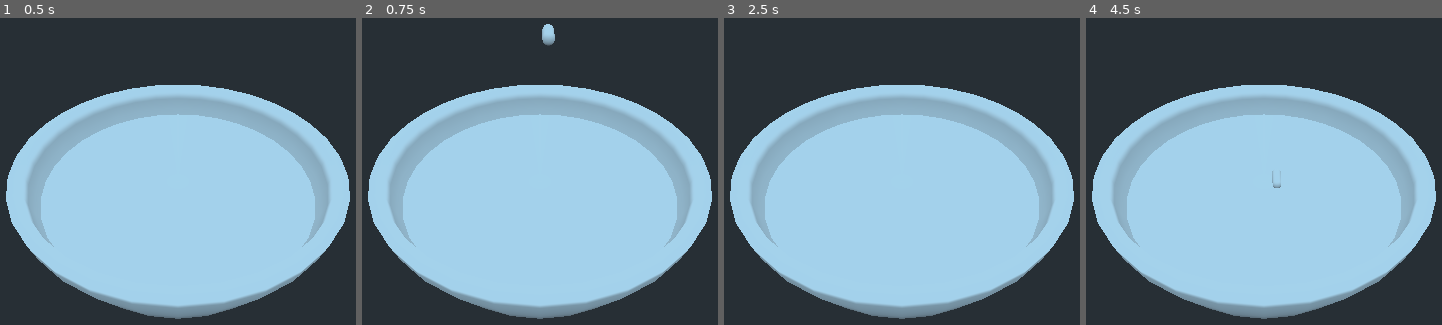
Above: before the commit, frames 1-4 (left to right).
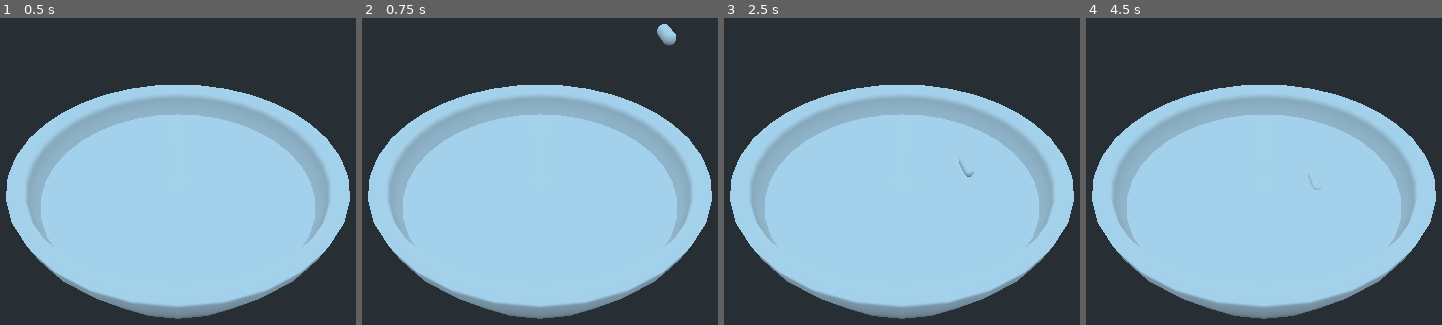
Above: after the commit, the same moments.

Repository: Element21/FBLA-Computer-Game-Simulation-Programming-22
Game: Godot game, scene res://Levels/Level 1/lvl1.tscn
Same seed, same stepped clock (60 frames per second), same inputs: the game is played once before the commit and once after it.
Inputs:
- Up to frame 1 (0.5 s): no input
- Up to frame 2 (0.75 s): tap Enter at 0.5 s
- Up to frame 3 (2.5 s): tap Space at 2 s
- Up to frame 4 (4.5 s): no input

Frame 1 is identical in both runs. In frame 2, 0.5% of the frame differs, in the area x 50-89%, y 1-10%; in frame 3, less than 0.1%; in frame 4, less than 0.1%.

Commit message:
Make letters colliding with soup work using mesh data

Diff:
--- a/Levels/Level 1/lvl1.tscn
+++ b/Levels/Level 1/lvl1.tscn
@@ -17,13 +17,12 @@
 transform = Transform( 1, 0, 0, 0, 0.707107, 0.707107, 0, -0.707107, 0.707107, 0, 10, 8 )
 
 [node name="Letter" parent="." instance=ExtResource( 2 )]
-transform = Transform( 1, 0, 0, 0, 1, 0, 0, 0, 1, 0, 10, 0 )
+transform = Transform( 1, 0, 0, 0, 1, 0, 0, 0, 1, 2.627, 10, 0 )
 
 [node name="Soup" type="MeshInstance" parent="."]
 transform = Transform( 1, 0, 0, 0, 1, 0, 0, 0, 1, 0, 3.21526, 0 )
 mesh = SubResource( 1 )
 script = ExtResource( 3 )
-height = 3.215
 
 [node name="Bowl" type="MeshInstance" parent="."]
 transform = Transform( 20, 0, 0, 0, 20, 0, 0, 0, 20, 0, 0, 0 )
--- a/objects/soup/soup.gd
+++ b/objects/soup/soup.gd
@@ -1,10 +1,13 @@
 extends MeshInstance
 
-export var height: float = 0
 export var buoyancy_acceleration = 9.81 * 2
-export var drag = 2
+var drag = 2
+
+var mesh_points = self.mesh.get_faces()
 
 var letters = []
+
+var triangles = []
 
 # Recursively search the node tree for all the letters and push them to the list
 func push_letters(node: Node):
@@ -17,12 +20,25 @@
 		push_letters(child)
 
 
+# Get all of the triangles in the mesh, change the data structure to be easier to work with, and flatten them into 2d triangles
+func get_triangles():
+
+	for i in range(0, (mesh_points.size() / 3)):
+
+		var p1 = mesh_points[i * 3 + 0]
+		var p2 = mesh_points[i * 3 + 1]
+		var p3 = mesh_points[i * 3 + 2]
+
+		triangles.push_back([Vector2(p1.x, p1.z), Vector2(p2.x, p2.y), Vector2(p3.x, p3.y)])
+
 func _ready():
 	push_letters(get_tree().get_root())
 
+	get_triangles()
+
 
 func buoyancy(letter_height: float):
-	var depth = height - letter_height
+	var depth = self.translation.y - letter_height
 
 	if depth < -0.1:
 		return 0
@@ -37,13 +53,20 @@
 		var pos = letter.translation
 
 		# Check if the letter is below the soup, then check if it's in the soup
-		if pos.y < height + 0.1: #&& Geometry.is_point_in_polygon(Vector2(pos.x, pos.z), points):
-			var acceleration = buoyancy(pos.y)
+		if pos.y < self.translation.y + 0.1:
 
-			# Buoyancy
-			letter.apply_central_impulse(Vector3(0, acceleration, 0) * delta * letter.mass)
+			# Check if the letter is above or below one of the triangles in the mesh
+			for triangle in triangles:
 
-			# Drag
-			letter.apply_central_impulse(letter.linear_velocity * drag * delta * -1)
+				if Geometry.is_point_in_polygon(Vector2(pos.x, pos.z), triangle):
+					var acceleration = buoyancy(pos.y)
+
+					# Buoyancy
+					letter.apply_central_impulse(Vector3(0, acceleration, 0) * delta * letter.mass)
+
+					# Drag
+					letter.apply_central_impulse(letter.linear_velocity * drag * delta * -1)
+
+					break
 
 	pass
